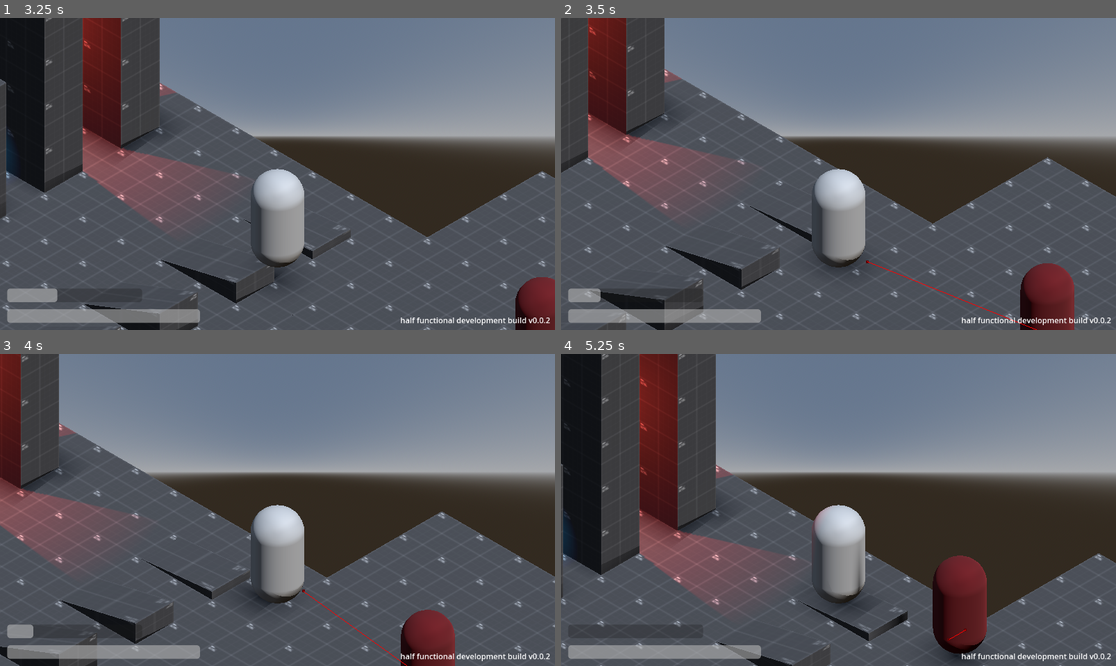
Above: before the commit, frames 1-4 (two rows, left to right).
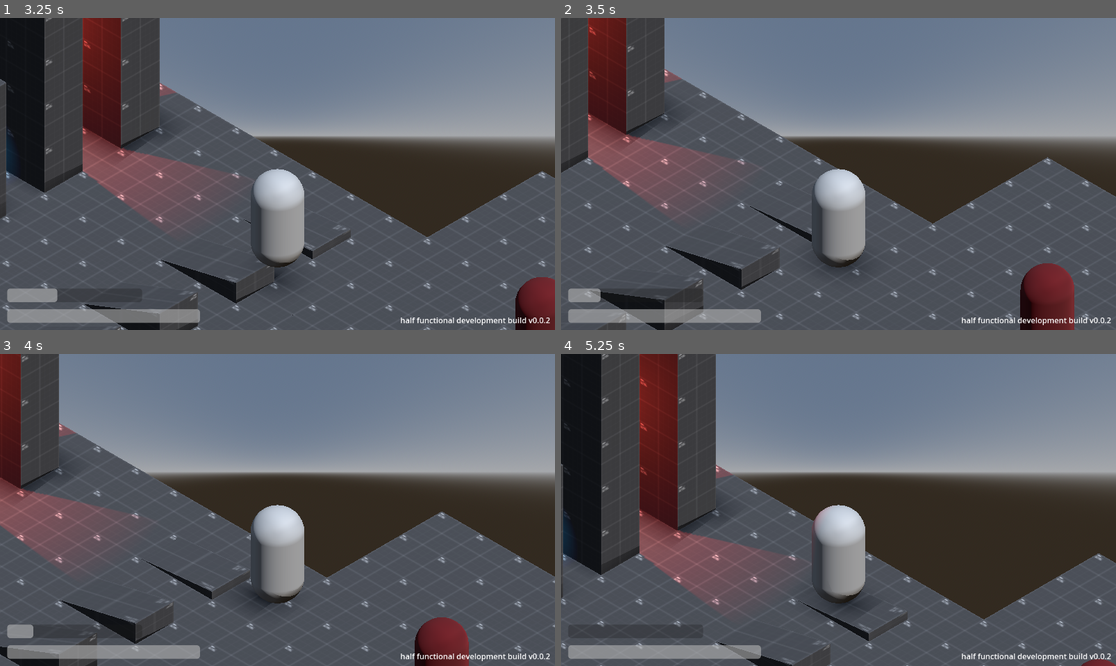
Above: after the commit, the same moments.

Repository: udu3324/cirtemosi
Game: Godot game, scene res://scenes/stage.tscn
The game is run twice, just before and just after one commit, with the same random seed, the same clock (stepped at 60 frames per second) and the same inputs.
Inputs:
- Up to frame 1 (3.25 s): click "play" at 0.5 s; tap Enter at 1.25 s; hold Right (ui_right) 1.28-2.03 s; hold Shift (sprint) 1.28-2.03 s; hold Down (ui_down) 2.03-2.78 s; tap Shift (sprint) at 2.1 s; hold Right (ui_right) from 2.78 s (still down); hold Shift (sprint) from 2.78 s (still down)
- Up to frame 2 (3.5 s): keep holding Right (ui_right); keep holding Shift (sprint)
- Up to frame 3 (4 s): release Right (ui_right) at 3.53 s; release Shift (sprint) at 3.53 s; hold Up (ui_up) from 3.53 s (still down); tap Shift (sprint) at 3.6 s
- Up to frame 4 (5.25 s): release Up (ui_up) at 4.28 s; hold Shift (sprint) 4.28-5.03 s; hold Left (ui_left) from 4.28 s (still down); tap Shift (sprint) at 5.1 s

Frame 1 is identical in both runs. In frame 2, less than 0.1% of the frame differs, in the area x 54-92%, y 77-100%; in frame 3, 1.1%; in frame 4, 3.1%, in the area x 52-100%, y 64-100%.

Commit message:
roaming is still broken

Diff:
--- a/levels/test_scene_2.tscn
+++ b/levels/test_scene_2.tscn
@@ -4,8 +4,8 @@
 [ext_resource type="PackedScene" uid="uid://cj7ruth0bsa3m" path="res://entities/enemt.tscn" id="2_ptlot"]
 
 [sub_resource type="NavigationMesh" id="NavigationMesh_ohi84"]
-vertices = PackedVector3Array(4, 1.25, -2.75, 3.5, 1.25, -3.75, 2.5, 1.25, -4, 1.5, 1, -2.75, 2.75, 1, -1.75, 0.5, 0.5, -3.5, 2.75, 0.5, -5.25, 2.75, 0.5, -7, -7, 0.5, -7, -7, 0.5, 7, -2, 0.5, 4.75, -1.75, 0.5, 3, -1.5, 0.5, 7, -1.5, 0.75, 4.75, 0.5, 0.5, -2.75, 3, 0.5, 3, 3, 0.5, -0.5, 4.75, 0.5, 3, 4.75, 0.75, 3.5, 7, 0.5, 3.5, 3.5, 0.5, -0.5, 7, 0.5, -7, 5.25, 0.5, -3.5, 5.25, 0.5, -2.5, 4.75, 0.75, 4, 7, 0.5, 7, -1, 0.75, 4.75, 1.875, 1, 4.375, -1, 1, 4, 3.3125, 1, 4)
-polygons = [PackedInt32Array(1, 0, 2), PackedInt32Array(2, 0, 4), PackedInt32Array(2, 4, 3), PackedInt32Array(6, 5, 7), PackedInt32Array(7, 5, 8), PackedInt32Array(11, 10, 9), PackedInt32Array(13, 12, 10), PackedInt32Array(10, 12, 9), PackedInt32Array(3, 4, 14), PackedInt32Array(14, 4, 16), PackedInt32Array(14, 16, 15), PackedInt32Array(14, 15, 11), PackedInt32Array(14, 11, 5), PackedInt32Array(5, 11, 9), PackedInt32Array(5, 9, 8), PackedInt32Array(19, 18, 17), PackedInt32Array(16, 20, 15), PackedInt32Array(15, 20, 17), PackedInt32Array(22, 21, 23), PackedInt32Array(23, 21, 19), PackedInt32Array(6, 7, 22), PackedInt32Array(22, 7, 21), PackedInt32Array(17, 20, 19), PackedInt32Array(19, 20, 23), PackedInt32Array(18, 19, 24), PackedInt32Array(24, 19, 25), PackedInt32Array(12, 13, 26), PackedInt32Array(26, 27, 12), PackedInt32Array(12, 27, 24), PackedInt32Array(12, 24, 25), PackedInt32Array(24, 27, 29), PackedInt32Array(29, 27, 28), PackedInt32Array(28, 27, 26)]
+vertices = PackedVector3Array(4, 1.23518, -2.75, 3.5, 1.48518, -3.75, 2.5, 1.23518, -4, 1.5, 0.985179, -2.75, 2.75, 0.985179, -1.75, -7, 0.485179, 7, -2, 0.485179, 7, -2, 0.485179, 5, -1.75, 0.485179, 3, 0.5, 0.485179, -2.75, 3, 0.485179, 3, 3, 0.485179, -0.5, 0.5, 0.485179, -3.5, -7, 0.485179, -7, 2.75, 0.485179, -5.25, 2.75, 0.485179, -7, 3.5, 0.485179, -0.5, 5.25, 0.485179, 3.25, 5.25, 0.485179, -2.5, 5.25, 0.485179, -3.5, 7, 0.485179, -7, 5.25, 0.485179, 4.75, 7, 0.485179, 7, 4.75, 0.485179, 5.25)
+polygons = [PackedInt32Array(1, 0, 2), PackedInt32Array(2, 0, 4), PackedInt32Array(2, 4, 3), PackedInt32Array(7, 6, 5), PackedInt32Array(8, 7, 5), PackedInt32Array(3, 4, 9), PackedInt32Array(9, 4, 11), PackedInt32Array(9, 11, 10), PackedInt32Array(9, 10, 8), PackedInt32Array(9, 8, 12), PackedInt32Array(12, 8, 5), PackedInt32Array(12, 5, 13), PackedInt32Array(14, 12, 15), PackedInt32Array(15, 12, 13), PackedInt32Array(10, 11, 16), PackedInt32Array(10, 16, 17), PackedInt32Array(17, 16, 18), PackedInt32Array(14, 15, 19), PackedInt32Array(19, 15, 20), PackedInt32Array(22, 21, 17), PackedInt32Array(18, 19, 20), PackedInt32Array(22, 23, 21), PackedInt32Array(7, 23, 6), PackedInt32Array(6, 23, 22), PackedInt32Array(17, 18, 22), PackedInt32Array(22, 18, 20)]
 
 [sub_resource type="PrismMesh" id="PrismMesh_ohi84"]
 left_to_right = 0.0
@@ -48,12 +48,8 @@
 [node name="MeshInstance3D" type="MeshInstance3D" parent="NavigationRegion3D"]
 mesh = SubResource("PlaneMesh_8tk28")
 
-[node name="NavigationObstacle3D" type="NavigationObstacle3D" parent="NavigationRegion3D"]
-transform = Transform3D(1, 0, 0, 0, 1, 0, 0, 0, 1, 1.5, 0, 4)
-height = 13.25
-carve_navigation_mesh = true
-
-[node name="CSGBox3D" type="CSGBox3D" parent="NavigationRegion3D/NavigationObstacle3D"]
+[node name="CSGBox3D" type="CSGBox3D" parent="NavigationRegion3D"]
+transform = Transform3D(1, 0, 0, 0, 1, 0, 0, 0, 1, 1.5, 0.235179, 4)
 use_collision = true
 size = Vector3(6, 1, 1)
 
--- a/scripts/entities/enemy_test/enemt.gd
+++ b/scripts/entities/enemy_test/enemt.gd
@@ -6,22 +6,20 @@
 var roaming = false
 
 func _ready() -> void:
-	pass
+	print_debug("agent pos is", global_transform.origin)
+	_generate_roam_point_target()
 
 func _process(delta: float) -> void:
 	pass
 
 # thank you bramwell!! https://www.youtube.com/watch?v=2W4JP48oZ8U
 func _integrate_forces(state: PhysicsDirectBodyState3D) -> void:
-	agent.set_target_position(Globals.player_pos)
+	# too close, stop
+	if agent.distance_to_target() < 0.5:
+		pass
 
-	# too far, start roaming
-	if agent.distance_to_target() > 5:
-		return
 
-	# too close, stop
-	if agent.distance_to_target() < 1.5 and !roaming:
-		return
+	# below is all the physics stuff, it does not need to be touched i promise :100:
 
 	var dir = (agent.get_next_path_position() - global_transform.origin).normalized()
 
@@ -58,10 +56,17 @@
 	_generate_roam_point_target()
 
 func _generate_roam_point_target():
-	var random_pos := Vector3.ZERO
-	random_pos.x = randf_range(-5.0, 5.0)
-	random_pos.y = randf_range(-5.0, 5.0)
+	if roaming:
+		return
 
-	random_pos = random_pos + global_transform.origin
+	var random_pos = global_transform.origin + Vector3(
+		randf_range(-2.0, 5.0),
+		0.0,
+		randf_range(-5.0, 5.0)
+	)
+
+	print_debug("creating a new roam target", random_pos)
 
 	agent.set_target_position(random_pos)
+
+	roaming = true
